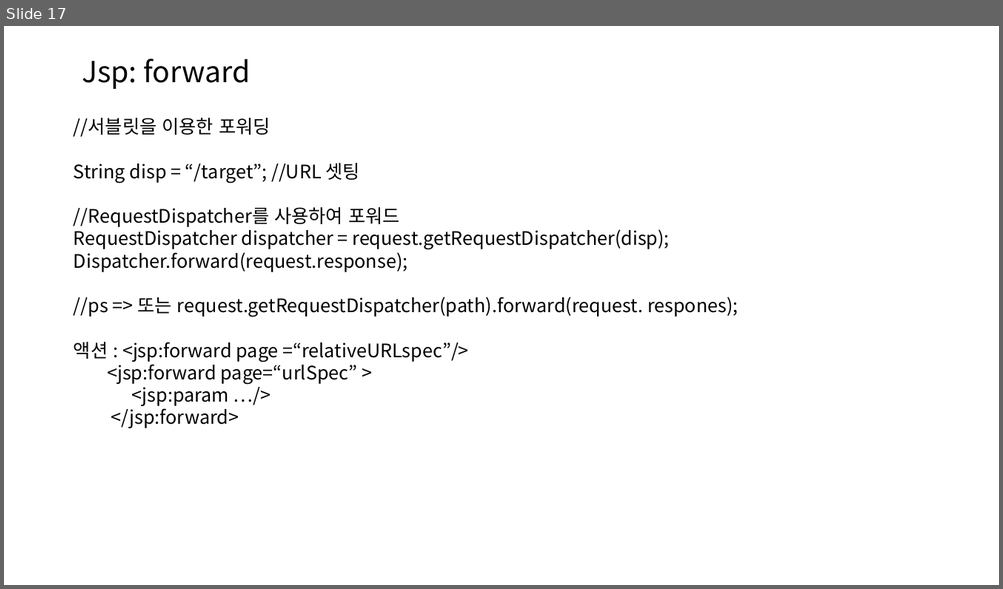
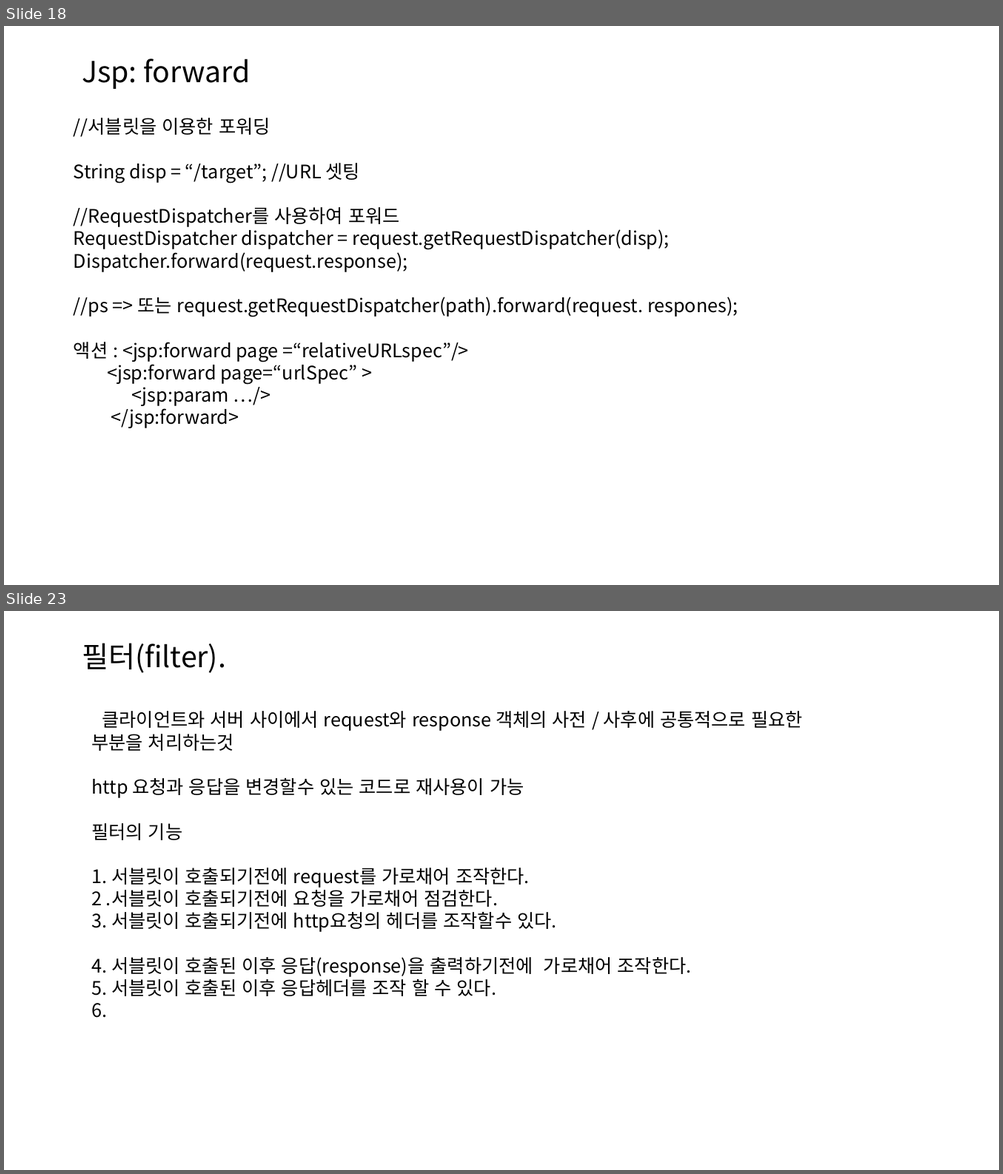
Before and after one commit to ChaeKyungChul/Document.File, a slide deck: 문서/자바/2024-03-06 java.pptx. Shown one above the other, each under a label of ours: slide 17 before the commit, slides 18 and 23 after it; the slides between them are not shown. The pictures are 1003x589 and 1003x1174 pixels, drawn with LibreOffice and Linux fonts; fonts in the diff are those of the drawing. Boxes give left, top, right and bottom in pixels: in the first picture for what was removed or moved away, otherwise in the second. Text is boxed around its words. In the diff, an @@ line names an element or a change of style, - is before the commit and + after.

```diff
--- a/문서/자바/2024-03-06 java.pptx
+++ b/문서/자바/2024-03-06 java.pptx
@@ slide 23 added at bbox=[4, 611, 999, 1170], background #FFFFFF @@
@@ text added at bbox=[82, 643, 226, 673], 28 pt, text #000000 @@
+필터(filter).
@@ text added at bbox=[91, 711, 802, 1018], 18 pt, text #000000 @@
+클라이언트와 서버 사이에서 request와 response 객체의 사전 / 사후에 공통적으로 필요한 부분을 처리하는것
+http 요청과 응답을 변경할수 있는 코드로 재사용이 가능
+필터의 기능
+1. 서블릿이 호출되기전에 request를 가로채어 조작한다.
+2 .서블릿이 호출되기전에 요청을 가로채어 점검한다.
+3. 서블릿이 호출되기전에 http요청의 헤더를 조작할수 있다.
+4. 서블릿이 호출된 이후 응답(response)을 출력하기전에 가로채어 조작한다.
+5. 서블릿이 호출된 이후 응답헤더를 조작 할 수 있다.
+6.
@@ what was slide 17 is now slide 18 @@
```
Also in this commit, not shown: 11 other slides added, 2 slides removed, 20 other files.
